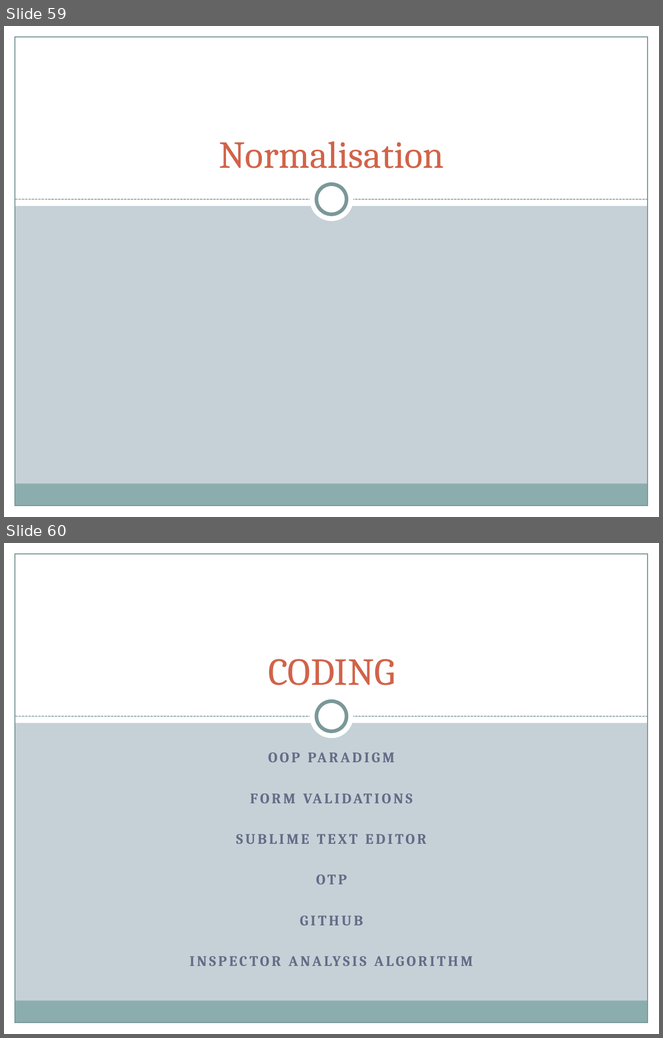
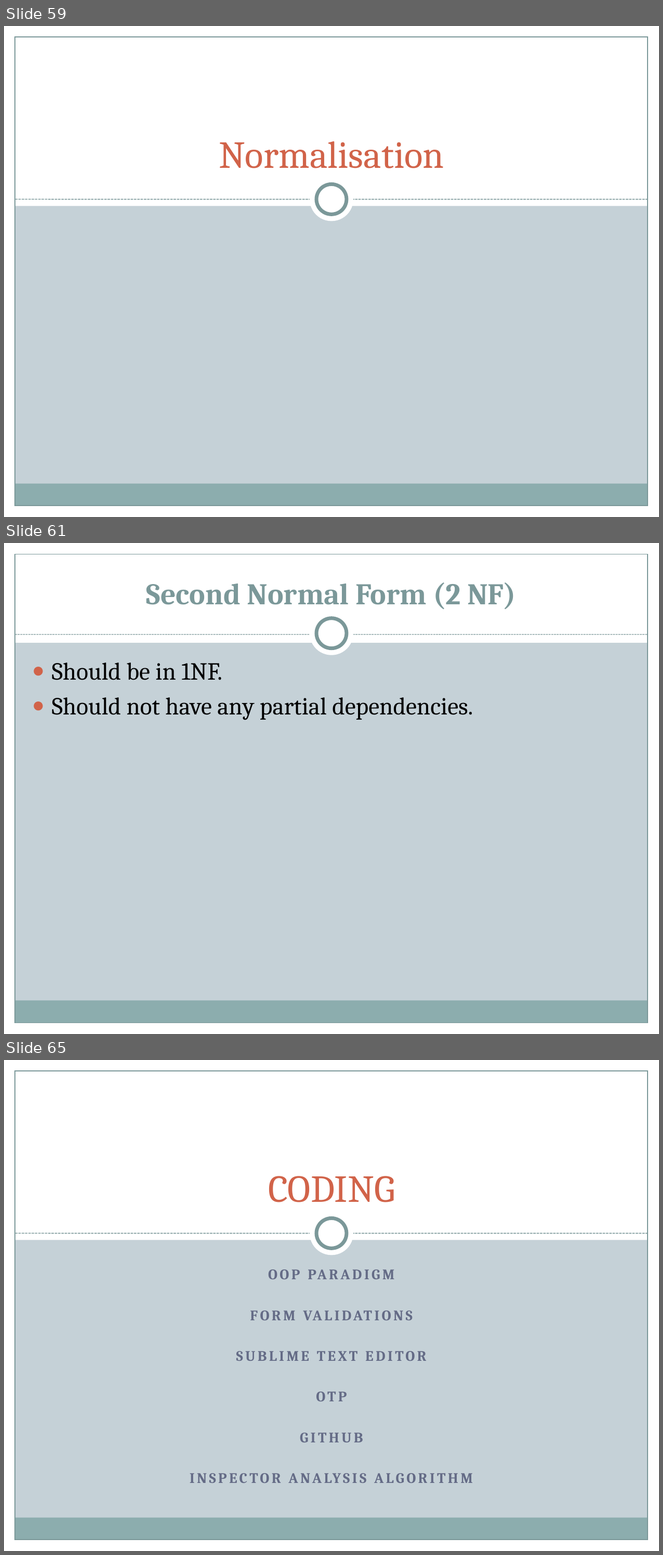
Before and after one commit to Bsccs/tutorial-site, a slide deck: documentation/project.pptx. Shown one above the other, each under a label of ours: slides 59 and 60 before the commit, slides 59, 61 and 65 after it; the slides between them are not shown. The pictures are 663x1038 and 663x1555 pixels, drawn with LibreOffice and Linux fonts; fonts in the diff are those of the drawing. Boxes give left, top, right and bottom in pixels: in the first picture for what was removed or moved away, otherwise in the second. Text is boxed around its words. In the diff, an @@ line names an element or a change of style, - is before the commit and + after.

```diff
--- a/documentation/project.pptx
+++ b/documentation/project.pptx
@@ slide 61 added at (x1=4, y1=543, x2=659, y2=1034), background #C5D1D7; not listed: 5 template elements that a slide beside it also shows @@
@@ rectangle added at (x1=4, y1=543, x2=659, y2=643), fill #FFFFFF @@
@@ title added at (x1=146, y1=583, x2=516, y2=609), 33 pt, text #7C999A, bold @@
+Second Normal Form (2 NF)
@@ ellipse added at (x1=310, y1=612, x2=354, y2=656), fill #FFFFFF @@
@@ ellipse added at (x1=317, y1=618, x2=347, y2=649), fill #FFFFFF, outline #7C999A 4 pt @@
@@ line added from (15, 635) to (648, 635), #7C999A 0.75 pt dashed @@
@@ text added at (x1=52, y1=663, x2=473, y2=719), 27 pt, text #000000 @@
+● Should be in 1NF.
+● Should not have any partial dependencies.
@@ what was slide 60 is now slide 65 @@
```
Also in this commit, not shown: 4 other slides added.
